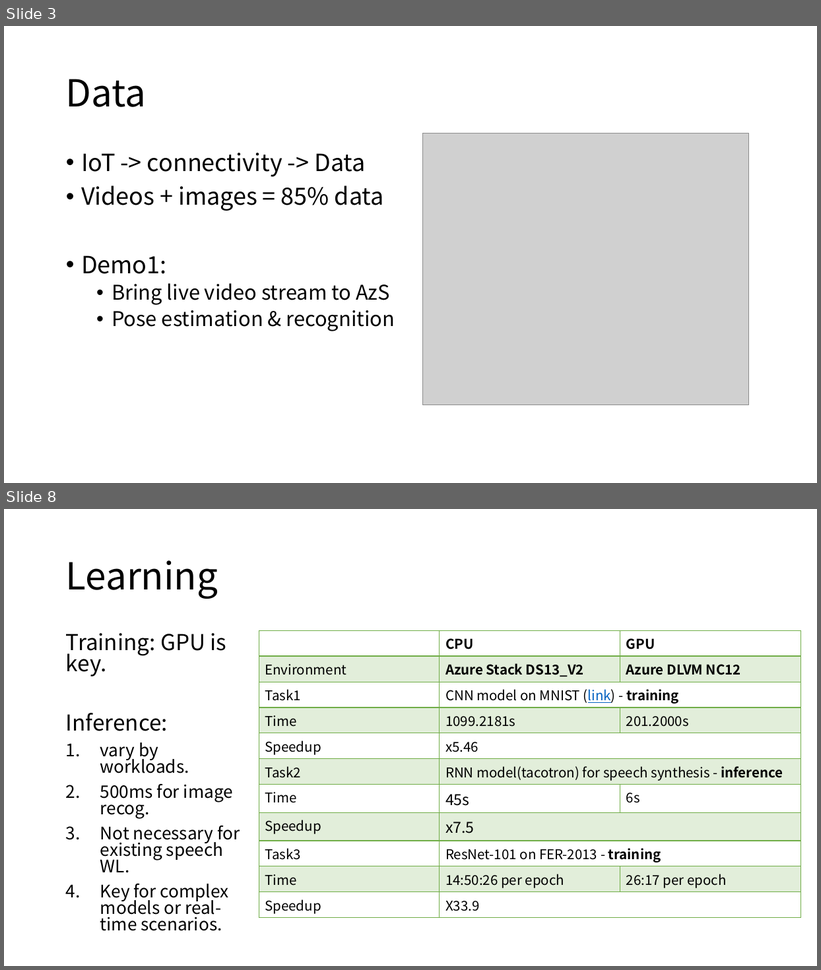
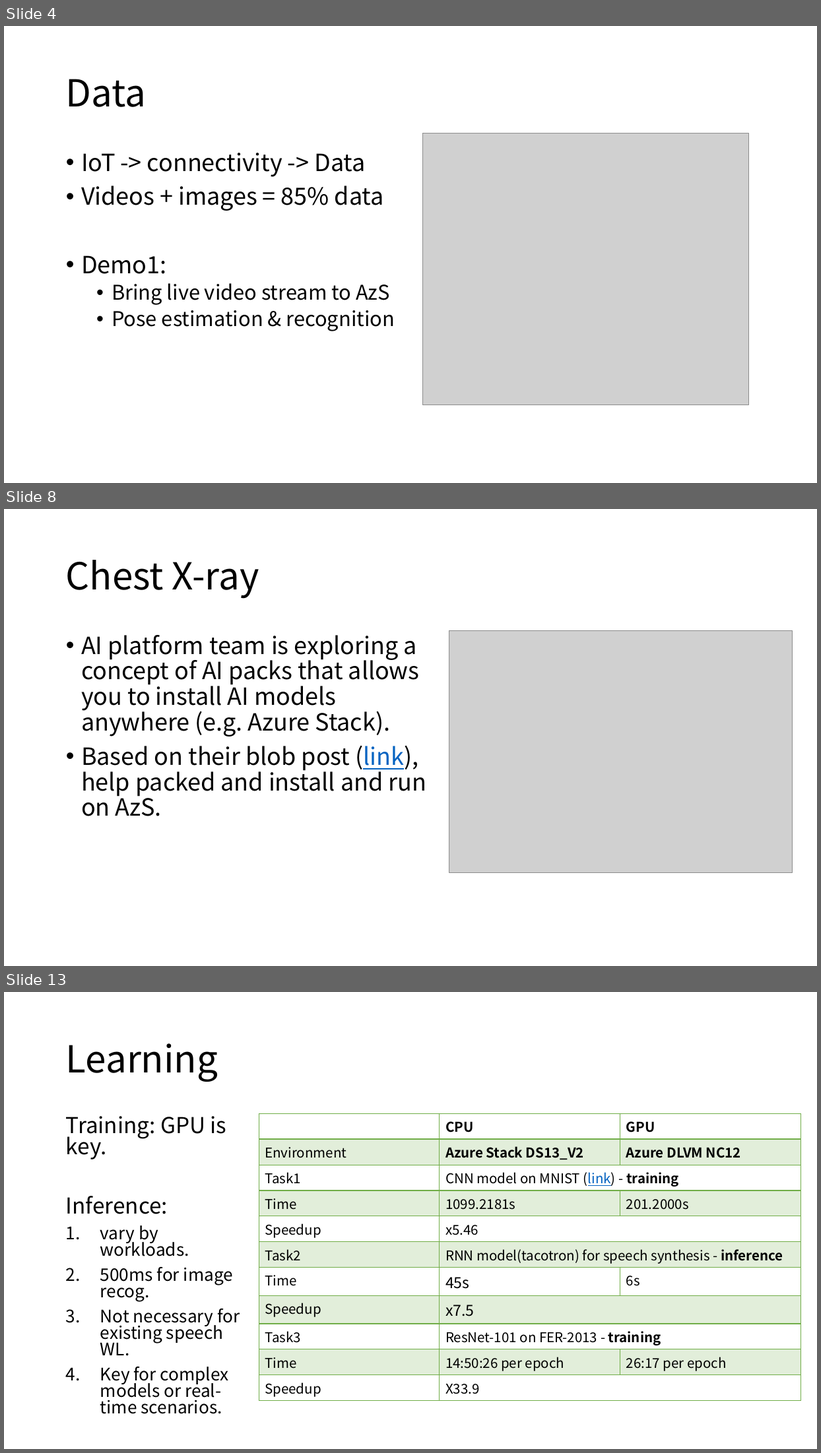
Before and after one commit to AbelHu/OpenCV_on_Raspberry_Pi, a slide deck: AI_exploration_and_demo.pptx. Shown one above the other, each under a label of ours: slides 3 and 8 before the commit, slides 4, 8 and 13 after it; the slides between them are not shown. The pictures are 821x970 and 821x1453 pixels, drawn with LibreOffice and Linux fonts; fonts in the diff are those of the drawing; grey boxes stand for pictures. Boxes give left, top, right and bottom in pixels: in the first picture for what was removed or moved away, otherwise in the second. Text is boxed around its words. In the diff, an @@ line names an element or a change of style, - is before the commit and + after.

```diff
--- a/AI_exploration_and_demo.pptx
+++ b/AI_exploration_and_demo.pptx
@@ slide 8 added at bbox=[4, 509, 817, 966], background #FFFFFF @@
@@ title added at bbox=[66, 560, 259, 599], 44 pt, text #000000 @@
+Chest X-ray
@@ text added at bbox=[81, 635, 426, 817], 28 pt, text #000000 @@
+• AI platform team is exploring a concept of AI packs that allows you to install AI models anywhere (e.g. Azure Stack).
+• Based on their blob post (link), help packed and install and run on AzS.
@@ picture added at bbox=[449, 631, 793, 873] @@
@@ what was slide 3 is now slide 4 @@
@@ what was slide 8 is now slide 13 @@
```
Also in this commit, not shown: 3 slides changed, 4 other slides added.
